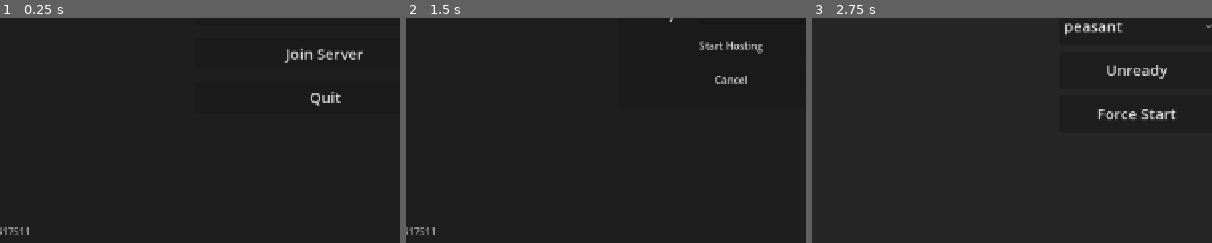
Above: before the commit, frames 1-3 (left to right).
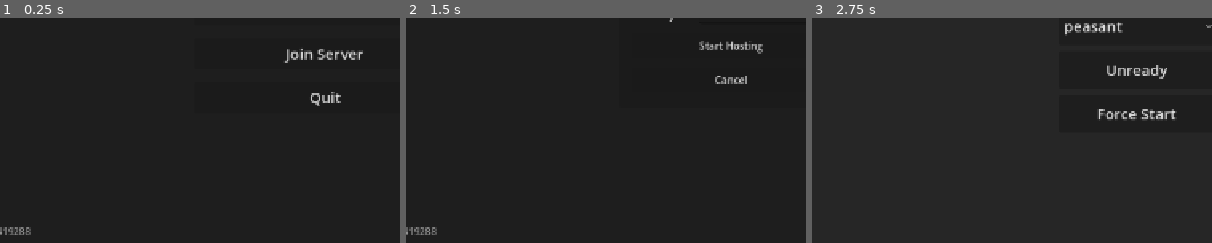
Above: after the commit, the same moments.

Repository: zakanater19/godot-roguetown
Game: Godot game, scene res://scenes/main_menu.tscn
Two runs of this game, one before a commit and one after it. Both use one fixed random seed, a clock stepped at 60 frames per second and the inputs below.
Inputs (mouse positions are % of the whole screen's width and height, from its top left):
- Up to frame 1 (0.25 s): no input
- Up to frame 2 (1.5 s): tap Enter at 0.5 s; move the mouse to (72, 45) at 0.52 s; hold D 0.53-1.25 s; hold Shift 0.53-1.25 s; click (72, 45) at 0.67 s; tap Space at 0.77 s; click "Host Server" at 1.25 s
- Up to frame 3 (2.75 s): click "Start Hosting" at 2 s
The pictures show only the part of the screen within x 9-59%, y 50-100%; the shares and areas given below are measured in that part.

The runs differ from the first frame. In frame 1, 0.1% of the frame differs, in the area x 2-8%, y 92-97%; in frame 2, 0.1%; in frame 3, nothing differs.

Commit message:
tree stumps and other stuff

Diff:
--- a/objects/tree.gd
+++ b/objects/tree.gd
@@ -4,14 +4,36 @@
 
 const HITS_TO_BREAK: int = 5
 const DEFAULT_MATERIAL: MaterialData = preload("res://materials/wood.tres")
+const TREE_TEXTURE: Texture2D = preload("res://objects/tree.png")
+const STUMP_TEXTURES: Array[Texture2D] = [
+	preload("res://assets/foliage/t1stump.png"),
+	preload("res://assets/foliage/t2stump.png"),
+	preload("res://assets/foliage/t3stump.png"),
+	preload("res://assets/foliage/t4stump.png"),
+]
+const TREE_SCALE: Vector2 = Vector2(1.5, 1.5)
+const STUMP_SCALE: Vector2 = Vector2(2, 2)
+const STUMP_FRAME_SIZE: Vector2 = Vector2(64, 96)
+const STUMP_SPRITE_OFFSET: Vector2 = Vector2(0, -64)
+const STUMP_Z_OFFSET: int = Defs.Z_OFFSET_ITEMS - 1
+const FELLED_TREE_LOG_MIN: int = 4
+const FELLED_TREE_LOG_MAX: int = 5
+const STUMP_SLOW_MULTIPLIER: float = 1.5
 const DROP_SPREAD: float = 14.0
 
 @export var material_data: MaterialData = DEFAULT_MATERIAL
+@export var state: String = "tree"
+@export var blocks_fov: bool = true
+
+@onready var sprite: Sprite2D = $Sprite2D
 
 func get_description() -> String:
+	if state == "stump":
+		return "a tree stump"
 	return "a dark, bare tree"
 
 func _ready() -> void:
+	_update_sprite()
 	super._ready()
 
 func should_snap_to_tile() -> bool:
@@ -21,7 +43,30 @@
 	return [Defs.GROUP_CHOPPABLE]
 
 func get_solid_tile_offsets() -> Array[Vector2i]:
+	if state == "stump":
+		return []
 	return [Vector2i.ZERO]
+
+func get_movement_slow_multiplier() -> float:
+	if state == "stump":
+		return STUMP_SLOW_MULTIPLIER
+	return 1.0
+
+func _update_solidity() -> void:
+	set_solid_enabled(state != "stump")
+
+func build_break_payload() -> Dictionary:
+	var tree_path := str(get_path())
+	var drop_count := 1 if state == "stump" else randi_range(FELLED_TREE_LOG_MIN, FELLED_TREE_LOG_MAX)
+	var drop_names: Array[String] = []
+	for _i in range(drop_count):
+		drop_names.append(Defs.make_runtime_name("Log"))
+	return {
+		"broken_paths": [tree_path],
+		"drop_names": {
+			tree_path: drop_names,
+		},
+	}
 
 func perform_break(log_names: Array) -> void:
 	for log_name in log_names:
@@ -33,4 +78,35 @@
 			position,
 			DROP_SPREAD
 		)
+
+	if state != "stump":
+		state = "stump"
+		hits = 0.0
+		blocks_fov = false
+		_update_sprite()
+		return
+
 	queue_free()
+
+func _update_sprite() -> void:
+	if sprite == null:
+		return
+
+	sprite.centered = true
+	sprite.texture_filter = CanvasItem.TEXTURE_FILTER_NEAREST
+	if state == "stump":
+		sprite.texture = STUMP_TEXTURES[posmod(name.hash(), STUMP_TEXTURES.size())]
+		sprite.region_enabled = true
+		sprite.region_rect = Rect2(Vector2.ZERO, STUMP_FRAME_SIZE)
+		sprite.position = STUMP_SPRITE_OFFSET
+		sprite.scale = STUMP_SCALE
+		sprite.z_as_relative = false
+		sprite.z_index = Defs.get_z_index(z_level, STUMP_Z_OFFSET)
+		return
+
+	sprite.texture = TREE_TEXTURE
+	sprite.region_enabled = false
+	sprite.position = Vector2.ZERO
+	sprite.scale = TREE_SCALE
+	sprite.z_as_relative = true
+	sprite.z_index = 0
--- a/objects/tree_segment.gd
+++ b/objects/tree_segment.gd
@@ -4,12 +4,23 @@
 
 const DEFAULT_MATERIAL: MaterialData = preload("res://materials/wood.tres")
 const TREE_TEXTURE: Texture2D = preload("res://assets/tree_sheet.png")
+const STUMP_TEXTURES: Array[Texture2D] = [
+	preload("res://assets/foliage/t1stump.png"),
+	preload("res://assets/foliage/t2stump.png"),
+	preload("res://assets/foliage/t3stump.png"),
+	preload("res://assets/foliage/t4stump.png"),
+]
 const TREE_DECOR_SCRIPT = preload("res://objects/tree_decor.gd")
 const CELL_SIZE: int = 32
 const SHEET_COLUMNS: int = 5
 const WORLD_SCALE: float = 2.0
+const STUMP_FRAME_SIZE: Vector2 = Vector2(64, 96)
+const STUMP_SPRITE_OFFSET: Vector2 = Vector2(0, -64)
+const STUMP_LOG_DROP_COUNT: int = 1
+const FELLED_TREE_LOG_MIN: int = 4
+const FELLED_TREE_LOG_MAX: int = 5
 const DROP_SPREAD: float = 12.0
-const BRANCH_SLOW_MULTIPLIER: float = 1.2
+const BRANCH_SLOW_MULTIPLIER: float = 1.5
 
 @export var tree_id: String = ""
 @export var piece_kind: String = "trunk"
@@ -37,6 +48,11 @@
 func get_z_offset() -> int:
 	return z_offset
 
+func get_visual_z_offset() -> int:
+	if piece_kind == "stump":
+		return z_offset - 1
+	return z_offset + 1
+
 func should_snap_to_tile() -> bool:
 	return true
 
@@ -52,11 +68,13 @@
 	match piece_kind:
 		"branch":
 			return "a tree branch"
+		"stump":
+			return "a tree stump"
 		_:
 			return "a tree trunk"
 
 func get_movement_slow_multiplier() -> float:
-	if piece_kind == "branch":
+	if piece_kind == "branch" or piece_kind == "stump":
 		return BRANCH_SLOW_MULTIPLIER
 	return 1.0
 
@@ -87,6 +105,15 @@
 		if current.piece_kind == "trunk":
 			for dependent in current.get_supported_segments():
 				pending.append(dependent)
+
+	if piece_kind == "trunk" and support_segment_name.is_empty():
+		# A base-trunk chop fells the entire tree. Keep its total yield bounded
+		# instead of summing every vertical segment's individual drop count.
+		drop_names.clear()
+		var names: Array[String] = []
+		for _i in range(randi_range(FELLED_TREE_LOG_MIN, FELLED_TREE_LOG_MAX)):
+			names.append(Defs.make_runtime_name("Log"))
+		drop_names[str(get_path())] = names
 
 	return {
 		"broken_paths": broken_paths,
@@ -126,7 +153,22 @@
 			drop_center,
 			DROP_SPREAD
 		)
+
+	if piece_kind == "trunk" and support_segment_name.is_empty():
+		become_stump()
+		return
+
 	queue_free()
+
+func become_stump() -> void:
+	piece_kind = "stump"
+	hits = 0.0
+	drop_count = STUMP_LOG_DROP_COUNT
+	solid_piece = false
+	blocks_fov = false
+	support_segment_name = ""
+	rebuild_decor()
+	_update_sprite()
 
 func rebuild_decor() -> void:
 	for child in get_children():
@@ -152,13 +194,25 @@
 	if sprite == null:
 		return
 
-	sprite.texture = TREE_TEXTURE
 	sprite.centered = true
 	sprite.region_enabled = true
+	sprite.scale = Vector2.ONE * WORLD_SCALE
+	sprite.texture_filter = CanvasItem.TEXTURE_FILTER_NEAREST
+	sprite.z_as_relative = false
+	sprite.z_index = Defs.get_z_index(z_level, get_visual_z_offset())
+
+	if piece_kind == "stump":
+		sprite.texture = STUMP_TEXTURES[_get_stump_variant()]
+		sprite.region_rect = Rect2(Vector2.ZERO, STUMP_FRAME_SIZE)
+		sprite.position = STUMP_SPRITE_OFFSET
+		return
+
+	sprite.texture = TREE_TEXTURE
 	sprite.region_rect = _get_region_rect(atlas_index)
-	sprite.scale = Vector2.ONE * WORLD_SCALE
-	sprite.z_as_relative = false
-	sprite.z_index = Defs.get_z_index(z_level, z_offset + 1)
+	sprite.position = Vector2.ZERO
+
+func _get_stump_variant() -> int:
+	return posmod(tree_id.hash(), STUMP_TEXTURES.size())
 
 func _get_region_rect(cell_index: int) -> Rect2:
 	var x: int = (cell_index % SHEET_COLUMNS) * CELL_SIZE
--- a/scripts/net/game_version.gd
+++ b/scripts/net/game_version.gd
@@ -3,7 +3,7 @@
 
 ## Keep this for executable/binary level compatibility only. Runtime content,
 ## scenes, scripts, and maps are synced via the server bundle hash below.
-const APP_VERSION: String = "1788417511"
+const APP_VERSION: String = "1788419288"
 
 ## Directories that still support lightweight resource diffs as a fallback when
 ## talking to older servers. Full bundle sync does not depend on this list.
--- a/scripts/net/latejoin_sync.gd
+++ b/scripts/net/latejoin_sync.gd
@@ -454,6 +454,10 @@
 				main_node.move_child(obj, child_index)
 
 	if obj != null:
+		# Runtime objects can already exist from deterministic scene setup (tree
+		# spawners are the important case). Apply authoritative construction state
+		# to those retained nodes too, not only to newly instantiated objects.
+		_apply_pre_add_object_state(obj, obj_data)
 		if obj_data.has("child_index"):
 			var desired_child_index: int = clampi(int(obj_data["child_index"]), 0, max(0, main_node.get_child_count() - 1))
 			main_node.move_child(obj, desired_child_index)
@@ -477,6 +481,13 @@
 			obj.set("decor_configs", obj_data["decor_configs"].duplicate(true))
 			if obj.has_method("rebuild_decor"):
 				obj.call("rebuild_decor")
+		if obj_data.has("solid_piece") and obj.has_method("set_solid_enabled"):
+			obj.call("set_solid_enabled", bool(obj_data["solid_piece"]))
+		if (
+			(obj_data.has("piece_kind") or obj_data.has("atlas_index"))
+			and obj.has_method("_update_sprite")
+		):
+			obj.call("_update_sprite")
 		if obj_data.has("state"):
 			obj.set("state", obj_data["state"])
 			if obj.has_method("_update_sprite"):   obj.call("_update_sprite")
--- a/scripts/tools/import_smoke_test.gd
+++ b/scripts/tools/import_smoke_test.gd
@@ -787,6 +787,62 @@
 		var texture := ResourceLoader.load(texture_path, "", ResourceLoader.CACHE_MODE_REPLACE) as Texture2D
 		if texture != null and texture.get_size() != Vector2(64, 64):
 			_fail("Grass decoration texture must be 64x64: %s." % texture_path)
+	for stump_number in range(1, 5):
+		var texture_path := "res://assets/foliage/t%dstump.png" % stump_number
+		_validate_texture(texture_path, "tree stump")
+		var texture := ResourceLoader.load(texture_path, "", ResourceLoader.CACHE_MODE_REPLACE) as Texture2D
+		if texture != null and texture.get_size() != Vector2(64, 96):
+			_fail("Tree stump texture must be 64x96: %s." % texture_path)
+
+	var tree_segment_scene := load("res://objects/tree_segment.tscn") as PackedScene
+	if tree_segment_scene != null:
+		var stump := tree_segment_scene.instantiate() as TreeSegment
+		stump.tree_id = "smoke_tree"
+		stump.piece_kind = "trunk"
+		stump.support_segment_name = ""
+		stump.hits_to_break = 7.0
+		stump.become_stump()
+		if stump.piece_kind != "stump" or not is_equal_approx(stump.get_hits_to_break(), 7.0):
+			_fail("A felled tree base must become a stump with the same chopping effort.")
+		if stump.drop_count != 1:
+			_fail("A chopped tree stump must yield exactly one log.")
+		if stump.solid_piece or not stump.get_solid_tile_offsets().is_empty():
+			_fail("Tree stumps must not block movement.")
+		if not is_equal_approx(stump.get_movement_slow_multiplier(), 1.5):
+			_fail("Tree stumps must apply the same movement slowdown as branches.")
+		if stump.get_visual_z_offset() >= Defs.Z_OFFSET_ITEMS:
+			_fail("Tree stumps must render behind dropped items.")
+		stump.free()
+
+	if scene_tree != null and tree_segment_scene != null:
+		var tree_root := Node2D.new()
+		tree_root.name = "SmokeTreeDropRoot"
+		var base := tree_segment_scene.instantiate() as TreeSegment
+		base.name = "Base"
+		base.tree_id = "smoke_drop_tree"
+		base.piece_kind = "trunk"
+		base.support_segment_name = ""
+		base.solid_piece = false
+		tree_root.add_child(base)
+		var upper := tree_segment_scene.instantiate() as TreeSegment
+		upper.name = "Upper"
+		upper.tree_id = base.tree_id
+		upper.piece_kind = "trunk"
+		upper.support_segment_name = base.name
+		upper.solid_piece = false
+		tree_root.add_child(upper)
+		World.add_child(tree_root)
+		for _roll in range(20):
+			var tree_payload := base.build_break_payload()
+			var tree_drops: Dictionary = tree_payload.get("drop_names", {})
+			var total_logs := 0
+			for path in tree_drops:
+				total_logs += (tree_drops[path] as Array).size()
+			if total_logs < 4 or total_logs > 5:
+				_fail("A fully felled tree must yield only four or five logs.")
+				break
+		World.remove_child(tree_root)
+		tree_root.free()
 	_validate_packed_scene("res://objects/bush.tscn", "runtime bush")
 
 # GAMEPLAY: clothing_offsets.json must parse and have a complete entry (all 4
@@ -1059,6 +1115,14 @@
 	existing_obj.z_index = 25
 	existing_obj.contents = {"coins": 1}
 	existing_obj.decor_configs = {"ivy": false}
+	existing_obj.tree_id = "standing_tree"
+	existing_obj.piece_kind = "trunk"
+	existing_obj.support_segment_name = "lower_trunk"
+	existing_obj.hits_to_break = 9
+	existing_obj.drop_count = 2
+	existing_obj.atlas_index = 7
+	existing_obj.solid_piece = true
+	existing_obj.blocks_fov = true
 	main_node.add_child(existing_obj)
 	World.register_entity(existing_obj, "smoke:existing")
 
@@ -1074,6 +1138,14 @@
 		"stored_balance": 42,
 		"contents": {"coins": 3},
 		"decor_configs": {"ivy": true},
+		"tree_id": "felled_tree",
+		"piece_kind": "stump",
+		"support_segment_name": "",
+		"hits_to_break": 5,
+		"drop_count": 1,
+		"atlas_index": 18,
+		"solid_piece": false,
+		"blocks_fov": false,
 	}
 	sync.handle_spawn_object_for_late_join(obj_data)
 
@@ -1087,6 +1159,17 @@
 		_fail("LateJoinSync.handle_spawn_object_for_late_join: merchant balance was not restored.")
 	if existing_obj.contents.get("coins", -1) != 3:
 		_fail("LateJoinSync.handle_spawn_object_for_late_join: contents were not restored.")
+	if (
+		existing_obj.tree_id != "felled_tree"
+		or existing_obj.piece_kind != "stump"
+		or existing_obj.support_segment_name != ""
+		or existing_obj.hits_to_break != 5
+		or existing_obj.drop_count != 1
+		or existing_obj.atlas_index != 18
+		or existing_obj.solid_piece
+		or existing_obj.blocks_fov
+	):
+		_fail("LateJoinSync.handle_spawn_object_for_late_join: an existing felled tree base did not receive its authoritative stump state.")
 	if existing_obj.decor_configs.get("ivy", false) != true:
 		_fail("LateJoinSync.handle_spawn_object_for_late_join: decor configs were not restored.")
 	if existing_obj.rebuild_calls <= 0:
--- a/scripts/world/objects/world_harvesting.gd
+++ b/scripts/world/objects/world_harvesting.gd
@@ -121,6 +121,20 @@
 			tree.perform_break(log_names)
 		LateJoin.unregister_object(piece_path)
 
+	# Tree drops from upper z-levels must finish their gravity calculation while
+	# every broken segment is non-solid. Re-enable a surviving stump only after
+	# all pieces have produced their drops, otherwise the stump catches later
+	# logs one floor above the player and they disappear on the next FOV refresh.
+	for raw_path in broken_paths:
+		var survivor_path := NodePath(String(raw_path))
+		var survivor = world.get_node_or_null(survivor_path)
+		if (
+			survivor != null
+			and not survivor.is_queued_for_deletion()
+			and survivor.has_method("set_solid_enabled")
+		):
+			survivor.call("set_solid_enabled", true)
+
 func handle_rpc_request_hit_breakable(sender_id: int, obj_path: NodePath) -> void:
 	if not world.multiplayer.is_server(): return
 	var obj = world.get_node_or_null(obj_path)
Binary file added: assets/foliage/t1stump.png
Not shown, added: assets/foliage/t1stump.png.import
Binary file added: assets/foliage/t2stump.png
Not shown, added: assets/foliage/t2stump.png.import
Binary file added: assets/foliage/t3stump.png
Not shown, added: assets/foliage/t3stump.png.import
Binary file added: assets/foliage/t4stump.png
Not shown, added: assets/foliage/t4stump.png.import
